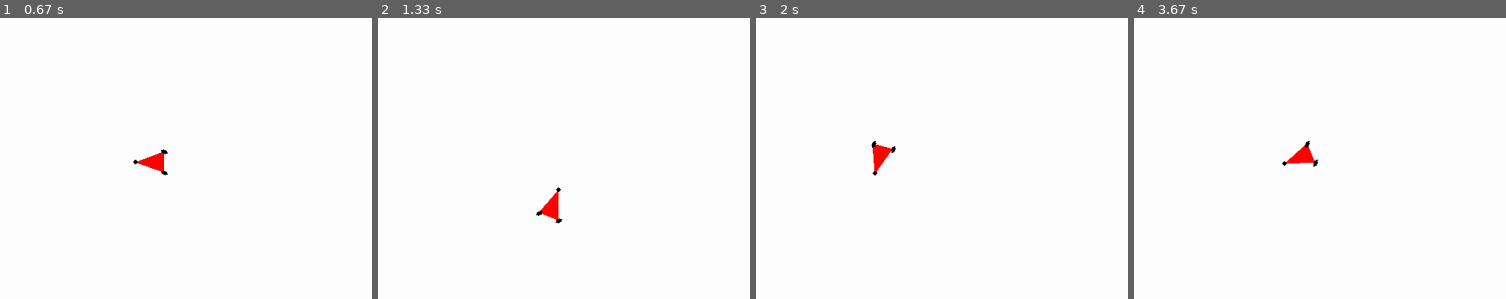
Above: before the commit, frames 1-4 (left to right).
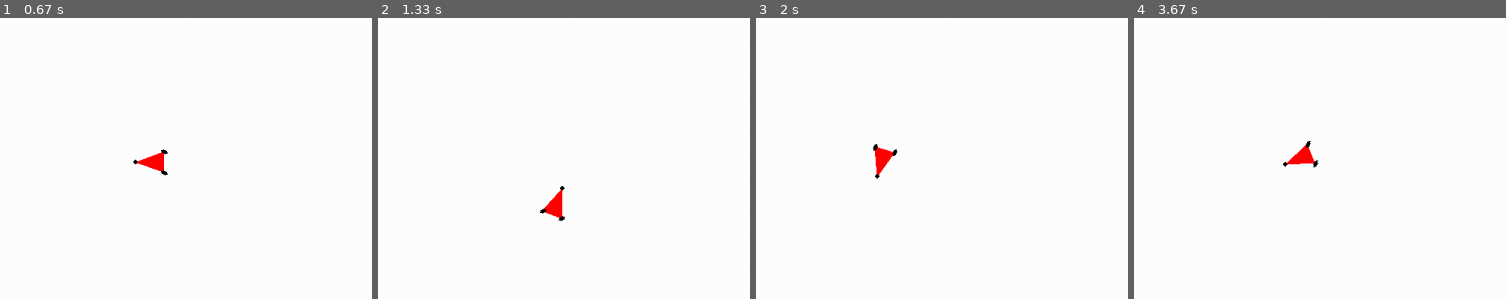
Above: after the commit, the same moments.

Repository: Singh-Jaskaranpreet/projet_robot_LU2IN013
Game: pygame game, started from main.py
The game is run twice, just before and just after one commit, with the same random seed, the same clock (stepped at 60 frames per second) and the same inputs.
Inputs:
- Up to frame 1 (0.67 s): hold Right from 0.33 s (still down)
- Up to frame 2 (1.33 s): release Right at 0.8 s; hold Up 0.83-1.13 s; hold Right from 1.17 s (still down)
- Up to frame 3 (2 s): release Right at 1.63 s; hold Left from 1.67 s (still down)
- Up to frame 4 (3.67 s): release Left at 2.2 s; hold Down 2.23-2.53 s; tap R at 2.57 s; hold Left 2.9-3.3 s; tap Space at 2.97, 3.27, 3.4 s; hold Up from 3.33 s (still down)
The pictures show only the part of the screen within x 0-50%, y 27-77%; the shares and areas given below are measured in that part.

Frame 1 is identical in both runs. In frame 2, 0.3% of the frame differs, in the area x 42-51%, y 59-74%; in frame 3, 0.3%; in frame 4, 0.2%.

Commit message:
factorisation,  correction bug de collision, correction bug de restart, suppression fonction inutile

Diff:
--- a/environnement.py
+++ b/environnement.py
@@ -57,19 +57,24 @@
 
         return False
 
-    def collision_predeplacement(self, vehicule, objects):
+    def collision_predeplacement(self, vehicule, po, objects):
         """
         Vérifie si une collision se produira lors du prochain déplacement du véhicule.
         Retourne True si une collision est détectée, sinon False.
         """
         # Points actuels du véhicule
-        points_triangle = vehicule.position_des_roues(vehicule.p_centre)
+        points_triangle = vehicule.position_des_roues(po)
 
         # Prochaines positions en fonction de la vitesse
         prochain_points_triangle = [
             [p[0] + vehicule.vitesse * vehicule.direction_x, p[1] + vehicule.vitesse * vehicule.direction_y]
             for p in points_triangle
         ]
+        print(prochain_points_triangle)
+
+        for obj in objects:
+            if obj.collidepoint(points_triangle[0][0], points_triangle[0][1]):
+                return True  # La roue arrière est bloquée
 
         # Vérifier les collisions avec les objets
         for obj in objects:
@@ -122,31 +127,6 @@
 
         return False
 
-    def collision_pre_rotation(self, nouveau_triangle, objects):
-        """
-        Vérifie si le triangle `nouveau_triangle` entrerait en collision
-        avec l'un des obstacles lors d'une rotation.
-    """
-
-        for obj in objects:
-            rectangle_edges = [
-                (obj.topleft, obj.topright),
-                (obj.topright, obj.bottomright),
-                (obj.bottomright, obj.bottomleft),
-                (obj.bottomleft, obj.topleft),
-            ]
-
-            # Vérifier les intersections entre le nouveau triangle et les arêtes du rectangle
-            for t_edge in [
-                    (nouveau_triangle[0], nouveau_triangle[1]),
-                    (nouveau_triangle[1], nouveau_triangle[2]),
-                    (nouveau_triangle[2], nouveau_triangle[0]),
-            ]:
-                for r_edge in rectangle_edges:
-                    if self.segments_intersect(t_edge, r_edge):
-                        return True  # Collision détectée, retour immédiat
-        return False  # Aucune collision détectée"""
-
     def collision_roue_arriere(self, vehicule, objects):
         """ Vérifie si la roue arrière est en collision avec un obstacle. """
         roues = vehicule.position_des_roues(vehicule.p_centre)
--- a/main.py
+++ b/main.py
@@ -130,10 +130,10 @@
     keys = pygame.key.get_pressed()
 
     if keys[pygame.K_RIGHT]:
-        vehicule.tourner("droite")
+        vehicule.tourner("droite", environnement, tmp)
 
     elif keys[pygame.K_LEFT]:
-        vehicule.tourner("gauche")
+        vehicule.tourner("gauche", environnement, tmp)
 
     if keys[pygame.K_UP]:
         vehicule.acceleration(0.2)
--- a/vehicule.py
+++ b/vehicule.py
@@ -36,35 +36,43 @@
 
     def bouger(self, environnement, objects):
         """Déplace le véhicule en tenant compte des collisions et des limites."""
-        if self.angle_braquage != 0 and self.vitesse != 0:
-            # Rayon de courbure en fonction de l'angle de braquage
-            rayon_courbure = self.long / m.tan(m.radians(self.angle_braquage))
-            delta_angle = self.vitesse / rayon_courbure
-            self.angle += m.degrees(delta_angle)
 
 
         # Vérifier si la roue arrière est bloquée
         roue_ar_bloquee = environnement.collision_roue_arriere(self, objects)
 
-        # Calcul du prochain déplacement AVANT de l'appliquer
         prochain_pos = [
             self.p_centre[0] + self.vitesse * m.cos(m.radians(self.angle)),
             self.p_centre[1] + self.vitesse * m.sin(m.radians(self.angle))
+
         ]
 
-        if environnement.collision_predeplacement(self, objects):
-            self.vitesse = 0  # Arrête le véhicule en cas de collision
+        if environnement.collision_predeplacement(self, prochain_pos, objects):
+            self.vitesse = 0
             return
 
-        # Appliquer les nouvelles coordonnées si aucune collision
+        # 🛑 Vérification spécifique : roue arrière bloquée en reculant
+        if self.vitesse < 0 and environnement.collision_roue_arriere(self, objects):
+            self.vitesse = 0
+            return  # 🚨 Empêche complètement la rotation et le mouvement
+
         self.p_centre = prochain_pos
 
-    def tourner(self, direction):
-        """ Gère le braquage des roues en fonction de la direction. """
+        if self.angle_braquage != 0 and (not roue_ar_bloquee or not environnement.collision_predeplacement(self,prochain_pos, objects)):
+            rayon_courbure = self.long / m.tan(m.radians(self.angle_braquage))
+            delta_angle = self.vitesse / rayon_courbure
+            self.angle += m.degrees(delta_angle)
+
+        # Appliquer les nouvelles coordonnées si aucune collision
+
+    def tourner(self, direction, environnement, objects):
+        """ Gère le braquage des roues en fonction de la direction,
+        mais empêche la rotation si la roue arrière est bloquée. """
         if direction == "gauche":
-            self.braquer(-1.5)
+            self.angle_braquage = max(self.angle_braquage - 1.5, -45)
         elif direction == "droite":
-            self.braquer(1.5)
+            self.angle_braquage = min(self.angle_braquage + 1.5, 45)
+
 
     def restart(self):
         self.p_centre=[self.starting_point_x,self.starting_point_y]
@@ -73,6 +81,7 @@
         self.direction_y = 0
         self.vitesse=0
         self.angle_braquage = 0
+        self.angle = 0
 
 
     def bouger_retour(self):
@@ -82,10 +91,6 @@
         self.p_centre[0] -= self.vitesse * self.direction_x
         self.p_centre[1] -= self.vitesse * self.direction_y
 
-    def braquer(self, angle):
-        """ Modifie l'angle de braquage des roues avant. """
-        self.angle_braquage += angle
-        self.angle_braquage = max(-45, min(45, self.angle_braquage))  # Limite réaliste
 
     def mesurer_distance_obstacle(self, environnement, objects):
         """ Simule un capteur infrarouge détectant la distance jusqu'au premier obstacle en face du véhicule. """
